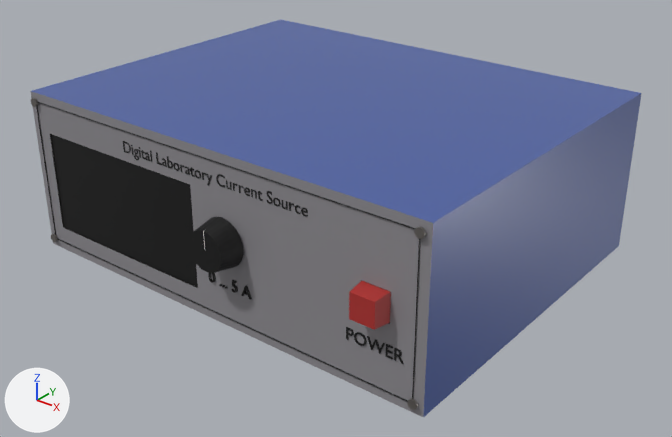
The glTF model src/models/CurrentSource/currentSource.glb: old version first, new version second.
Camera for both pictures: a 50 mm camera at (229.0, -302.0, 150.0) aimed at (14.0, -34.0, -16.0). Every picture has the same lights, and +X, +Y and +Z are marked at lower left. Where no turn or scale is listed for an object, it has been applied to the vertices.

The first picture shows 'contrast', 'power', 'stand.017'.
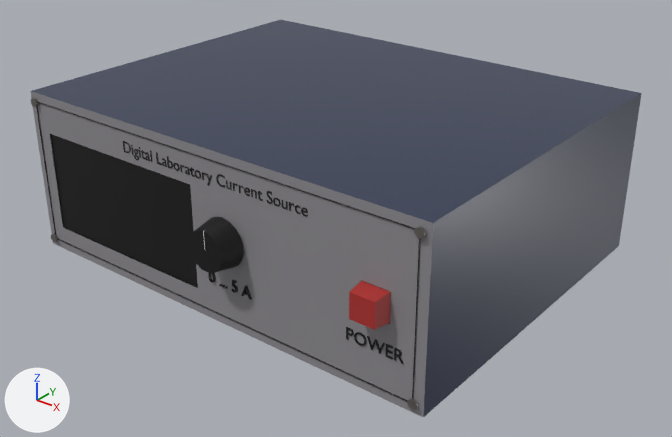
Commit message: feat: change CurrentSource model

Pixel boxes (x1, y1, x2, y2) of what changed, in the pictures (672 x 437 px):
'stand.017', recoloured: (30, 20, 642, 417) in both

The change, as a list of edits to the scene's bpy script:
```text
Change mat_blue:
    mat_blue.base_color: (0.063, 0.112, 0.371) -> (0.0223, 0.034, 0.081)  # blue #475ea4 -> dark blue #293450
```
